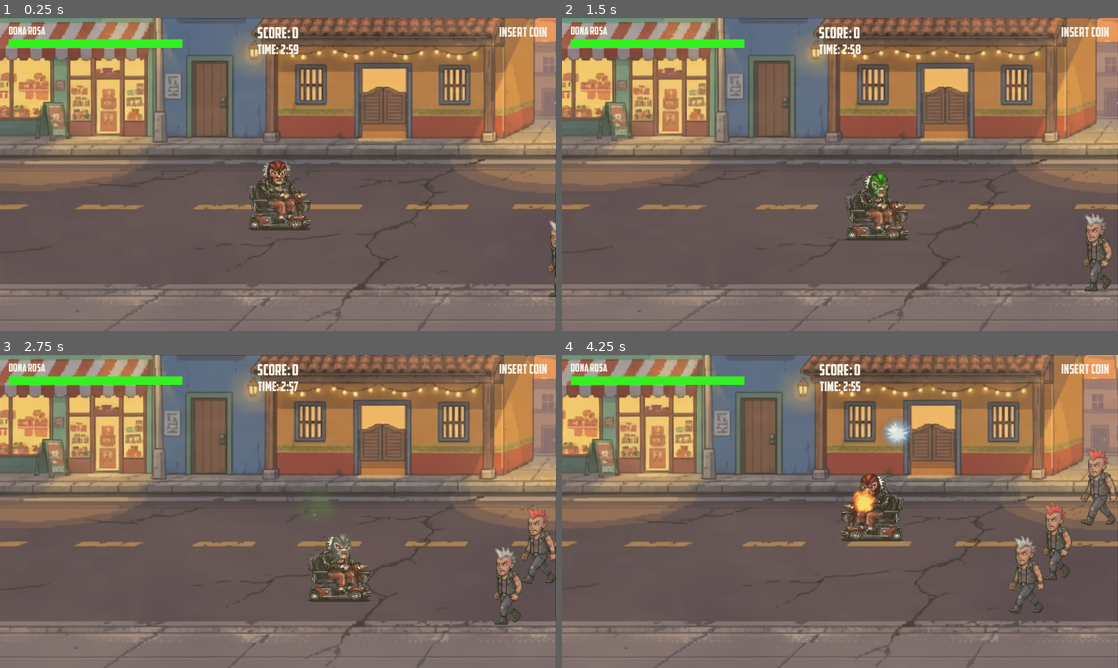
Above: before the commit, frames 1-4 (two rows, left to right).
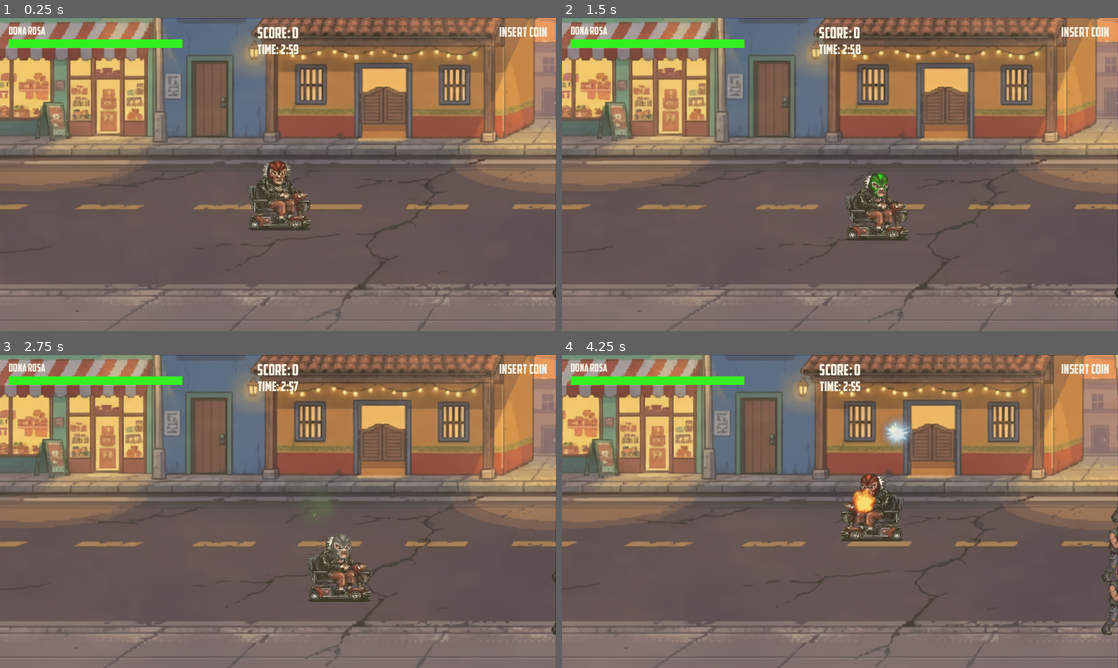
Above: after the commit, the same moments.

Repository: BIMInternational/GGJ2026
Game: Godot game, scene res://src/scenes/levels/level_01.tscn
Two runs of this game, one before a commit and one after it. Both use one fixed random seed, a clock stepped at 60 frames per second and the inputs below. Sound files missing from this copy of the repository are replaced by a short silence.
Inputs (mouse positions are in pixels of both pictures, inside the frame that each line leads up to):
- Up to frame 1 (0.25 s): no input
- Up to frame 2 (1.5 s): tap Enter (ui_accept) at 0.5 s; move the mouse to (962, 158) at 0.52 s; hold D (move_right) 0.53-1.28 s; tap Q (attack) at 0.6 s; click (962, 158) at 0.67 s; tap Space (jump) at 0.77 s; move the mouse to (728, 190) at 1.27 s; hold S (move_down) from 1.28 s (still down); tap E (action) at 1.35 s
- Up to frame 3 (2.75 s): tap Space (jump) at 1.52 s; tap Q (attack) at 1.55, 2.1 s; move the mouse to (333, 442) at 2.02 s; release S (move_down) at 2.03 s; hold D (move_right) from 2.03 s (still down)
- Up to frame 4 (4.25 s): move the mouse to (812, 574) at 2.77 s; release D (move_right) at 2.78 s; hold W (move_up) 2.78-3.53 s; tap Shift (dash) at 2.85 s; click (812, 574) at 2.92 s; tap Space (jump) at 3.02, 3.77 s; tap Q (attack) at 3.05, 3.8 s; move the mouse to (1006, 558) at 3.52 s; hold A (move_left) from 3.53 s (still down); right-click (1006, 558) at 3.6 s

The runs differ from the first frame. In frame 1, 0.1% of the frame differs, in the area x 98-100%, y 64-90%; in frame 2, 0.6%; in frame 3, 1.1%; in frame 4, 2.1%, in the area x 80-100%, y 29-90%.
Error after the commit: Parse Error: Could not resolve super class inheritance from "EnemyBase". (res://src/actors/enemies/boss.gd:1)

Commit message:
add sounds

Diff:
--- a/ggj-2026/src/actors/Player/player.gd
+++ b/ggj-2026/src/actors/Player/player.gd
@@ -245,6 +245,7 @@
 	elif _is_hurt:
 		# En état hurt, appliquer une friction très légère pour laisser le knockback agir
 		_velocity *= 0.95
+
 	elif _is_changing_mask:
 		# En état mask change, ralentir progressivement
 		_velocity = lerp(_velocity, Vector2.ZERO, 0.2)
@@ -323,6 +324,8 @@
 		_is_hurt = true
 		_hurt_timer = 0.5 # Ne peut rien faire pendant 0.5s
 		_invulnerability_timer = 0.6 # Invulnérable pendant 0.6s
+		get_node('/root').find_child("AbuelitaHurtSoundEffect", true, false).pitch_scale = randf_range(0.85, 1.15)
+		get_node('/root').find_child("AbuelitaHurtSoundEffect", true, false).play()
 		print("[Player] État hurt activé")
 
 		if (health_component.current_health <= 0):
@@ -343,6 +346,7 @@
 ## Appelé quand les points de vie atteignent 0
 func _on_health_depleted() -> void:
 	print("[Player] Points de vie épuisés!")
+	get_node('/root').find_child("AbuelitaDeadSoundEffect", true, false).play()
 	die()
 
 
--- a/ggj-2026/src/actors/Player/player.tscn
+++ b/ggj-2026/src/actors/Player/player.tscn
@@ -15,6 +15,8 @@
 [ext_resource type="AudioStream" uid="uid://34w4pq7gg121" path="res://assets/sounds/ice ball.wav" id="13_ngjhu"]
 [ext_resource type="AudioStream" uid="uid://k8aotyn3cp6h" path="res://assets/sounds/electricity.wav" id="14_dq8jy"]
 [ext_resource type="AudioStream" uid="uid://cqqfk1hqstyyl" path="res://assets/sounds/dash.wav" id="15_k06so"]
+[ext_resource type="AudioStream" uid="uid://1gflbw72jh7h" path="res://assets/sounds/abuelita hurt.wav" id="16_ku5n2"]
+[ext_resource type="AudioStream" uid="uid://jv0jvj4gnuo0" path="res://assets/music/abuelita dead.ogg" id="17_c065h"]
 
 [sub_resource type="CapsuleShape2D" id="CapsuleShape2D_6jq1w"]
 radius = 114.0
@@ -766,6 +768,14 @@
 stream = ExtResource("15_k06so")
 volume_db = -10.0
 
+[node name="AbuelitaHurtSoundEffect" type="AudioStreamPlayer" parent="PlayerSounds" unique_id=1173132192]
+stream = ExtResource("16_ku5n2")
+volume_db = -10.0
+
+[node name="AbuelitaDeadSoundEffect" type="AudioStreamPlayer" parent="PlayerSounds" unique_id=1170142923]
+stream = ExtResource("17_c065h")
+volume_db = -3.649
+
 [node name="Tumbleweed" type="Node" parent="." unique_id=552438982]
 
 [node name="TimerTumbleweed" type="Timer" parent="Tumbleweed" unique_id=857617178]
--- a/ggj-2026/src/actors/enemies/enemy_base.gd
+++ b/ggj-2026/src/actors/enemies/enemy_base.gd
@@ -107,6 +107,8 @@
 	# Propager au state machine si en état Attack
 	if state_machine.current_state is EnemyAttackState:
 		state_machine.current_state.on_attack_hit(body)
+		get_node('/root').find_child("EnemyPunchSoundEffect", true, false).pitch_scale = randf_range(0.85, 1.15)
+		get_node('/root').find_child("EnemyPunchSoundEffect", true, false).play()
 
 func apply_knockback(direction: Vector2, force: float = knockback_force) -> void:
 	_knockback_velocity = direction.normalized() * force
@@ -115,9 +117,14 @@
 func take_damage(amount: int, knockback_dir: Vector2 = Vector2.ZERO, element: AttackData.ElementType = AttackData.ElementType.NONE) -> void:
 	# Check immunity based on hair color
 	if element != AttackData.ElementType.NONE and element == immune_element:
+		if playsound = true:
+			get_node('/root').find_child("WooshSoundEffect", true, false).pitch_scale = randf_range(0.85, 1.15)
+			get_node('/root').find_child("WooshSoundEffect", true, false).play()
 		return  # Immune to this element
 
 	health_component.take_damage(amount)
+	get_node('/root').find_child("EnemyHurtSoundEffect", true, false).pitch_scale = randf_range(0.85, 1.15)
+	get_node('/root').find_child("EnemyHurtSoundEffect", true, false).play()
 
 	# Appliquer le knockback et l'état Hurt même si mort (pour l'animation Domage)
 	if knockback_dir != Vector2.ZERO:
@@ -159,6 +166,8 @@
 	if animation_player and animation_player.has_animation("Death"):
 		print("[Enemy] Lecture de l'animation Death")
 		play_animation("Death")
+		get_node('/root').find_child("EnemyDieSoundEffect", true, false).pitch_scale = randf_range(0.85, 1.15)
+		get_node('/root').find_child("EnemyDieSoundEffect", true, false).play()
 		# Attendre la fin de l'animation avant de détruire
 		await animation_player.animation_finished
 		print("[Enemy] Animation Death terminée")
--- a/ggj-2026/src/actors/enemies/enemy_base.tscn
+++ b/ggj-2026/src/actors/enemies/enemy_base.tscn
@@ -4,12 +4,16 @@
 [ext_resource type="Script" uid="uid://cc45vge2xbv2a" path="res://src/scripts/health_component.gd" id="2_health"]
 [ext_resource type="Texture2D" uid="uid://co683j56ipyxb" path="res://assets/sprites/punk.png" id="2_k1ru1"]
 [ext_resource type="Script" uid="uid://bs6471secjsn" path="res://src/scripts/state_machine.gd" id="3_sm"]
-[ext_resource type="PackedScene" uid="uid://voyl5yshrhi1" path="res://src/actors/enemies/components/punk-hairs.tscn" id="3_vo0du"]
+[ext_resource type="PackedScene" path="res://src/actors/enemies/components/punk-hairs.tscn" id="3_vo0du"]
 [ext_resource type="Script" uid="uid://dj63b1mquoys3" path="res://src/actors/enemies/states/enemy_idle.gd" id="4_idle"]
 [ext_resource type="Script" uid="uid://cywm0e4wtknag" path="res://src/actors/enemies/states/enemy_chase.gd" id="5_chase"]
 [ext_resource type="Script" uid="uid://bpej04ywkfsmn" path="res://src/actors/enemies/states/enemy_hurt.gd" id="6_hurt"]
 [ext_resource type="Script" uid="uid://difiev7vnjjug" path="res://src/actors/enemies/states/enemy_attack.gd" id="8_k1ru1"]
 [ext_resource type="Script" uid="uid://b1dkbs86jnsl1" path="res://src/actors/enemies/components/attack_hitbox.gd" id="9_vo0du"]
+[ext_resource type="AudioStream" uid="uid://dkwimd0cdr432" path="res://assets/sounds/punk hurt.wav" id="11_rr7jr"]
+[ext_resource type="AudioStream" uid="uid://cwqqyh7c8xiro" path="res://assets/sounds/punk dead.wav" id="12_aboga"]
+[ext_resource type="AudioStream" uid="uid://dlyb7kyask5h2" path="res://assets/sounds/punk punch.wav" id="13_eghvg"]
+[ext_resource type="AudioStream" uid="uid://dbj0jg3ch0au5" path="res://assets/sounds/woosh.wav" id="14_nr13x"]
 
 [sub_resource type="CapsuleShape2D" id="CapsuleShape2D_1"]
 radius = 84.0
@@ -200,8 +204,11 @@
 script = ExtResource("1_enemy")
 speed = 100.0
 attack_range = 120.0
+detection_range = null
+score_value = null
 knockback_friction = 0.2
 knockback_force = 60.0
+attack_damage = null
 attack_cooldown = 2.0
 
 [node name="PunkHairs" parent="." unique_id=1334420857 instance=ExtResource("3_vo0du")]
@@ -264,6 +271,28 @@
 [node name="AnimationPlayerHairs" type="AnimationPlayer" parent="." unique_id=1820793395]
 libraries/ = SubResource("AnimationLibrary_hairs")
 
+[node name="Audio" type="Node" parent="." unique_id=763188720]
+
+[node name="EnemyHurtSoundEffect" type="AudioStreamPlayer" parent="Audio" unique_id=1509636194]
+stream = ExtResource("11_rr7jr")
+volume_db = -6.386
+
+[node name="EnemyDieSoundEffect" type="AudioStreamPlayer" parent="Audio" unique_id=207274520]
+stream = ExtResource("12_aboga")
+volume_db = -6.386
+
+[node name="EnemyPunchSoundEffect" type="AudioStreamPlayer" parent="Audio" unique_id=1054416948]
+stream = ExtResource("13_eghvg")
+volume_db = 4.561
+
+[node name="EnemyPunchSoundEffect2" type="AudioStreamPlayer" parent="Audio" unique_id=58063763]
+stream = ExtResource("13_eghvg")
+volume_db = 4.561
+
+[node name="WooshSoundEffect" type="AudioStreamPlayer" parent="Audio" unique_id=1503683425]
+stream = ExtResource("14_nr13x")
+volume_db = 4.561
+
 [connection signal="hit_landed" from="AttackHitbox" to="." method="_on_attack_hit_landed"]
 
 [editable path="PunkHairs"]
--- a/ggj-2026/src/autoload/wave_manager.gd
+++ b/ggj-2026/src/autoload/wave_manager.gd
@@ -310,11 +310,15 @@
 
 	current_boss = boss
 	boss_spawned.emit(boss)
+	get_node('/root').find_child("InGameMusic", true, false).stop()
+	get_node('/root').find_child("BossMusic", true, false).play()
 
 func _on_boss_died(_boss: Node2D) -> void:
 	print("[WaveManager] Boss defeated!")
 	current_boss = null
 	boss_defeated.emit()
+	get_node('/root').find_child("BossMusic", true, false).stop()
+	get_node('/root').find_child("InGameMusic", true, false).play()
 
 	# Open the gate
 	if current_phase_index < _gates.size():
--- a/ggj-2026/src/scenes/levels/level_01.tscn
+++ b/ggj-2026/src/scenes/levels/level_01.tscn
@@ -9,6 +9,7 @@
 [ext_resource type="PackedScene" uid="uid://dpxayxbc1hf1y" path="res://src/ui/reward_placeholder.tscn" id="6_naqav"]
 [ext_resource type="Shader" path="res://src/scenes/levels/sandstorm_shader.gdshader" id="8_sandstorm"]
 [ext_resource type="AudioStream" uid="uid://nm0gopvfmpfa" path="res://assets/music/Aquí a patear culos y a preparar poblanos. Y ya están servidos los poblanos.ogg" id="9_lbvuf"]
+[ext_resource type="AudioStream" uid="uid://d2k7j2nci3msx" path="res://assets/music/Ven a comer tu torta de puños.ogg" id="10_8bfcq"]
 
 [sub_resource type="RectangleShape2D" id="RectangleShape2D_ground"]
 size = Vector2(11047, 64)
@@ -124,4 +125,7 @@
 stream = ExtResource("9_lbvuf")
 autoplay = true
 
+[node name="BossMusic" type="AudioStreamPlayer" parent="Node" unique_id=1274417904]
+stream = ExtResource("10_8bfcq")
+
 [editable path="Player"]
Not shown, added: ggj-2026/assets/sounds/woosh.wav.import
Not shown, added: ggj-2026/assets/sounds/woosh.wav
